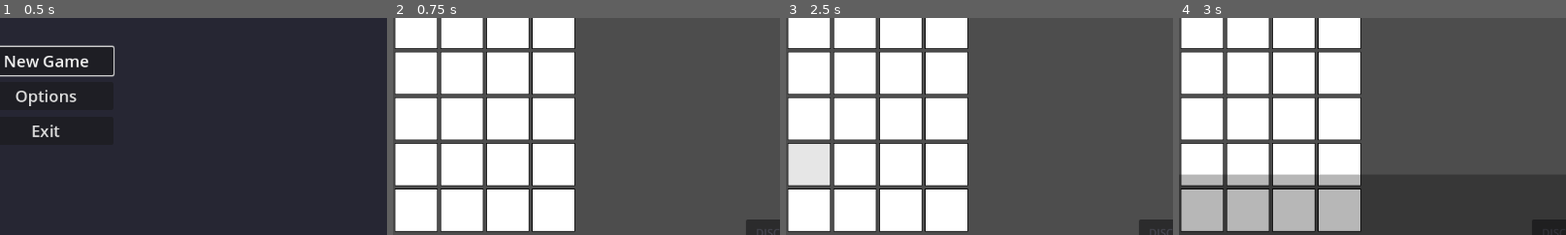
Above: before the commit, frames 1-4 (left to right).
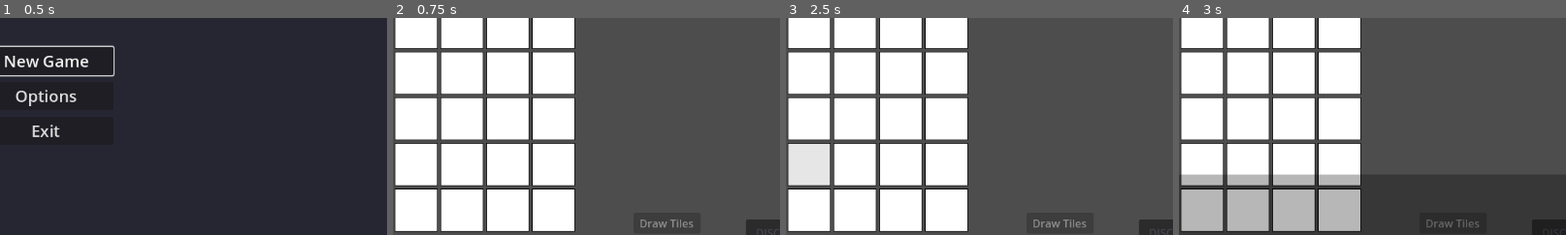
Above: after the commit, the same moments.

Repository: rcmilan/godot-scrabblerabble
Game: Godot game, scene res://scenes/title_screen/TitleScreen.tscn
The game is run twice, just before and just after one commit, with the same random seed, the same clock (stepped at 60 frames per second) and the same inputs.
Inputs (mouse positions are % of the whole screen's width and height, from its top left):
- Up to frame 1 (0.5 s): no input
- Up to frame 2 (0.75 s): click "New Game" at 0.5 s
- Up to frame 3 (2.5 s): tap Enter (ui_accept) at 1.25, 2 s; drag from (35, 24) to (60, 28) at 1.27 s; drag from (41, 24) to (45, 70) at 2.02 s
- Up to frame 4 (3 s): tap Enter (ui_accept) at 2.75 s; move the mouse to (47, 24) at 2.77 s; hold D from 2.78 s (still down); hold Z (discard_tiles) from 2.78 s (still down); click (47, 24) at 2.92 s
The pictures show only the part of the screen within x 44-94%, y 32-82%; the shares and areas given below are measured in that part.

Frame 1 is identical in both runs. In frame 2, 0.2% of the frame differs, in the area x 63-78%, y 92-97%; in frame 3, 0.2%; in frame 4, 0.1%.

Commit message:
feat: Add draw button and functionality to main HUD

Diff:
--- a/scenes/ui/MainHUD.tscn
+++ b/scenes/ui/MainHUD.tscn
@@ -91,6 +91,13 @@
 text = "Discard: 0"
 horizontal_alignment = 2
 
+[node name="DrawButton" type="Button" parent="."]
+offset_left = 865.0
+offset_top = 498.0
+offset_right = 965.0
+offset_bottom = 528.0
+text = "Draw Tiles"
+
 [node name="PlayButton" type="Button" parent="."]
 offset_left = 865.0
 offset_top = 538.0
--- a/scenes/ui/main_hud.gd
+++ b/scenes/ui/main_hud.gd
@@ -5,6 +5,7 @@
 
 # === Signals ===
 signal play_requested
+signal draw_requested
 
 # === Node References ===
 @onready var round_label: Label = $RoundLabel
@@ -14,6 +15,7 @@
 @onready var deck_label: Label = $DeckLabel
 @onready var hand_label: Label = $HandLabel
 @onready var discard_label: Label = $DiscardLabel
+@onready var draw_button: Button = $DrawButton
 @onready var play_button: Button = $PlayButton
 
 
@@ -35,6 +37,7 @@
 
 
 func _setup_buttons() -> void:
+	draw_button.pressed.connect(_on_draw_button_pressed)
 	play_button.pressed.connect(_on_play_button_pressed)
 	play_button.disabled = true
 
@@ -58,10 +61,12 @@
 
 func _on_hand_count_changed(count: int) -> void:
 	_update_hand(count)
+	_update_draw_button(count)
 
 
 func _on_bag_count_changed(count: int) -> void:
 	_update_deck(count)
+	_update_draw_button(HandManager.get_hand_size())
 
 
 func _on_discard_count_changed(count: int) -> void:
@@ -116,11 +121,27 @@
 
 # === Button Handlers ===
 
+func _on_draw_button_pressed() -> void:
+	draw_requested.emit()
+
+
 func _on_play_button_pressed() -> void:
 	play_requested.emit()
+
+
+# === Draw Button State ===
+
+func _update_draw_button(hand_count: int) -> void:
+	var hand_full: bool = hand_count >= HandManager.hand_size
+	var bag_empty: bool = TileBag.is_empty()
+	draw_button.disabled = hand_full or bag_empty
 
 
 # === Public API ===
 
 func set_play_button_enabled(enabled: bool) -> void:
 	play_button.disabled = not enabled
+
+
+func set_play_button_mode(is_end_round: bool) -> void:
+	play_button.text = "End Round" if is_end_round else "Play"
--- a/scripts/controllers/gameplay_controller.gd
+++ b/scripts/controllers/gameplay_controller.gd
@@ -80,6 +80,7 @@
 		return
 	_is_active = true
 	_connect_signals()
+	_update_play_button_state()
 	print("[GameplayController] Activated")
 
 
@@ -108,10 +109,15 @@
 
 	# HUD signals
 	if main_hud:
+		main_hud.draw_requested.connect(_on_draw_requested)
 		main_hud.play_requested.connect(_on_play_requested)
 
 	# Drag signals
 	DragManager.drag_release_requested.connect(_handle_drag_release)
+
+	# Tile supply signals (for Play/End Round button state)
+	EventBus.hand_count_changed.connect(_on_tile_supply_changed)
+	EventBus.bag_count_changed.connect(_on_tile_supply_changed)
 
 
 func _disconnect_signals() -> void:
@@ -133,12 +139,20 @@
 		discard_pile.peek_requested.disconnect(_on_discard_pile_peek_requested)
 
 	# HUD signals
+	if main_hud and main_hud.draw_requested.is_connected(_on_draw_requested):
+		main_hud.draw_requested.disconnect(_on_draw_requested)
 	if main_hud and main_hud.play_requested.is_connected(_on_play_requested):
 		main_hud.play_requested.disconnect(_on_play_requested)
 
 	# Drag signals
 	if DragManager.drag_release_requested.is_connected(_handle_drag_release):
 		DragManager.drag_release_requested.disconnect(_handle_drag_release)
+
+	# Tile supply signals
+	if EventBus.hand_count_changed.is_connected(_on_tile_supply_changed):
+		EventBus.hand_count_changed.disconnect(_on_tile_supply_changed)
+	if EventBus.bag_count_changed.is_connected(_on_tile_supply_changed):
+		EventBus.bag_count_changed.disconnect(_on_tile_supply_changed)
 
 
 # =============================================================================
@@ -379,6 +393,8 @@
 	if cell.is_occupied():
 		return
 
+	var was_in_hand: bool = tile.location == Tile.TileLocation.IN_HAND
+
 	# Reparent tile to cell's tile anchor
 	if tile.get_parent():
 		tile.get_parent().remove_child(tile)
@@ -389,6 +405,9 @@
 	tile.attach_to_cell(cell)
 
 	_clear_all_cell_hovers()
+
+	if was_in_hand:
+		EventBus.hand_count_changed.emit(hand.get_tile_count())
 
 	EventBus.tile_placed.emit(tile, cell)
 	tile_placement_completed.emit(tile, cell)
@@ -407,6 +426,7 @@
 		hand.add_tile(tile)
 		tile.move_to_hand()  # Atomic state update
 		tile.modulate = Color.WHITE
+		EventBus.hand_count_changed.emit(hand.get_tile_count())
 		if not preserve_selection:
 			SelectionManager.deselect_tile(tile)
 		return
@@ -676,6 +696,7 @@
 	print("[Gameplay] Discarded %d tiles, refilled %d" % [tiles.size(), refilled])
 
 	_update_interaction_state()
+	_update_play_button_state()
 
 
 ## Gets the center position of the discard pile for animation targeting.
@@ -686,6 +707,22 @@
 
 
 # =============================================================================
+# DRAW HANDLER
+# =============================================================================
+
+func _on_draw_requested() -> void:
+	if not _is_active:
+		return
+
+	var drawn: int = HandManager.refill_hand()
+	print("[Gameplay] Draw requested: refilled %d tiles" % drawn)
+
+
+func _on_tile_supply_changed(_count: int) -> void:
+	_update_play_button_state()
+
+
+# =============================================================================
 # PLAY HANDLERS
 # =============================================================================
 
@@ -696,6 +733,9 @@
 	var unplayed_tiles: Array[Tile] = _get_unplayed_board_tiles()
 
 	if unplayed_tiles.is_empty():
+		if not _has_valid_moves() and GameManager.plays_remaining > 0:
+			_auto_end_round()
+			return
 		print("[Gameplay] Play rejected: no unplayed tiles on board")
 		return
 
@@ -728,6 +768,50 @@
 	print("[Gameplay] Play accepted: %d tiles locked, %d words found" % [
 		unplayed_tiles.size(), words.size()
 	])
+
+
+func _auto_end_round() -> void:
+	print("[Gameplay] Auto end round: consuming %d remaining plays" % GameManager.plays_remaining)
+
+	# Disable button during auto-play sequence
+	main_hud.set_play_button_enabled(false)
+
+	# Get all board tiles and their positions
+	var all_tiles: Array[Tile] = _get_all_board_tiles()
+	if all_tiles.is_empty():
+		print("[Gameplay] Auto end round: no tiles on board")
+		_update_play_button_state()
+		return
+
+	# Lock any remaining unlocked tiles
+	for tile in all_tiles:
+		if not tile.is_locked:
+			tile.set_locked(true)
+
+	# Calculate score once (board state is constant across all auto-plays)
+	var positions: Array[Vector2i] = []
+	for tile in all_tiles:
+		if tile.current_cell:
+			positions.append(tile.current_cell.grid_position)
+
+	var words: Array = _word_validator.find_formed_words(board, positions)
+	var total_score: int = 0
+	for word_info in words:
+		var score_result: Dictionary = _word_validator.calculate_placement_score(
+			word_info.tiles, word_info.cells
+		)
+		total_score += score_result.total
+
+	print("[Gameplay] Auto end round: scoring %d pts per play from %d words" % [total_score, words.size()])
+
+	# Loop: stomp → await → commit for each remaining play
+	while GameManager.current_phase == GameManager.GamePhase.PLAYING and GameManager.plays_remaining > 0:
+		TileAnimator.animate_stomp_batch(all_tiles)
+		await TileAnimator.animation_completed
+		GameManager.commit_play(total_score)
+
+	_update_play_button_state()
+	print("[Gameplay] Auto end round complete")
 
 
 func _get_unplayed_board_tiles() -> Array[Tile]:
@@ -738,10 +822,46 @@
 	return tiles
 
 
+func _get_all_board_tiles() -> Array[Tile]:
+	var tiles: Array[Tile] = []
+	for cell in board.get_all_cells():
+		if cell.is_occupied():
+			tiles.append(cell.tile)
+	return tiles
+
+
+func _has_valid_moves() -> bool:
+	# Valid moves exist if there are unplayed tiles on the board
+	if not _get_unplayed_board_tiles().is_empty():
+		return true
+
+	# Otherwise, check if the player can still place tiles:
+	# Need tiles available (hand or bag) AND empty cells on the board
+	var has_tiles_available: bool = not HandManager.is_hand_empty() or not TileBag.is_empty()
+	var has_empty_cells: bool = false
+	for cell in board.get_all_cells():
+		if not cell.is_occupied():
+			has_empty_cells = true
+			break
+
+	return has_tiles_available and has_empty_cells
+
+
 func _update_play_button_state() -> void:
-	if main_hud:
-		var has_unplayed_tiles: bool = not _get_unplayed_board_tiles().is_empty()
-		main_hud.set_play_button_enabled(has_unplayed_tiles)
+	if not main_hud:
+		return
+
+	var has_unplayed_tiles: bool = not _get_unplayed_board_tiles().is_empty()
+
+	if has_unplayed_tiles:
+		main_hud.set_play_button_enabled(true)
+		main_hud.set_play_button_mode(false)
+	elif not _has_valid_moves() and GameManager.plays_remaining > 0:
+		main_hud.set_play_button_enabled(true)
+		main_hud.set_play_button_mode(true)
+	else:
+		main_hud.set_play_button_enabled(false)
+		main_hud.set_play_button_mode(false)
 
 
 # =============================================================================
